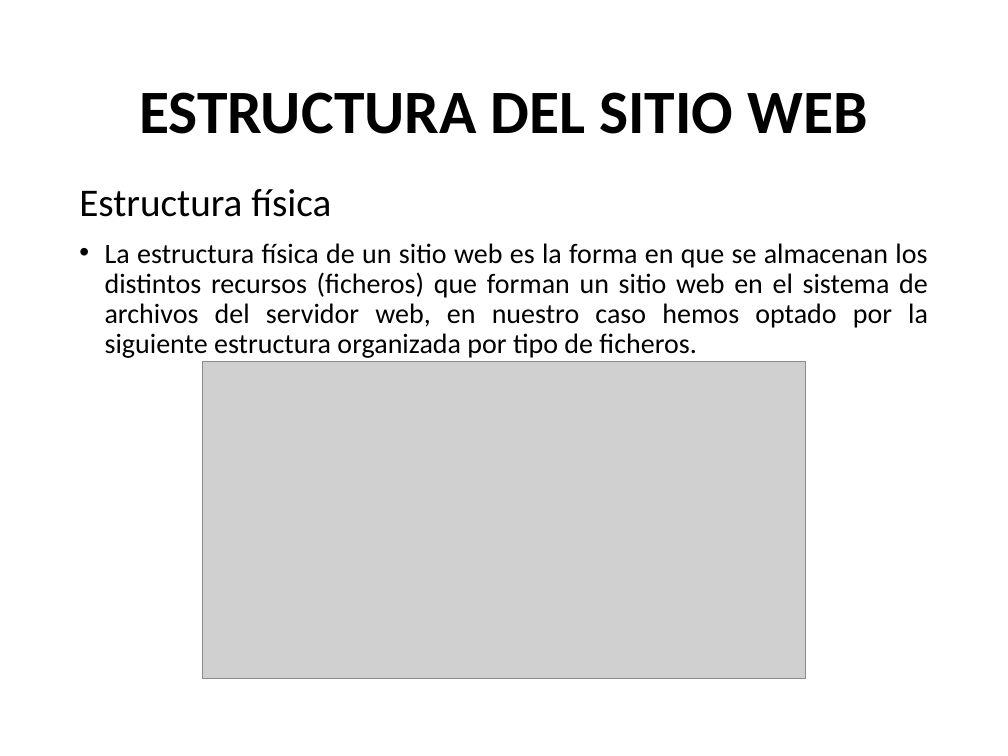
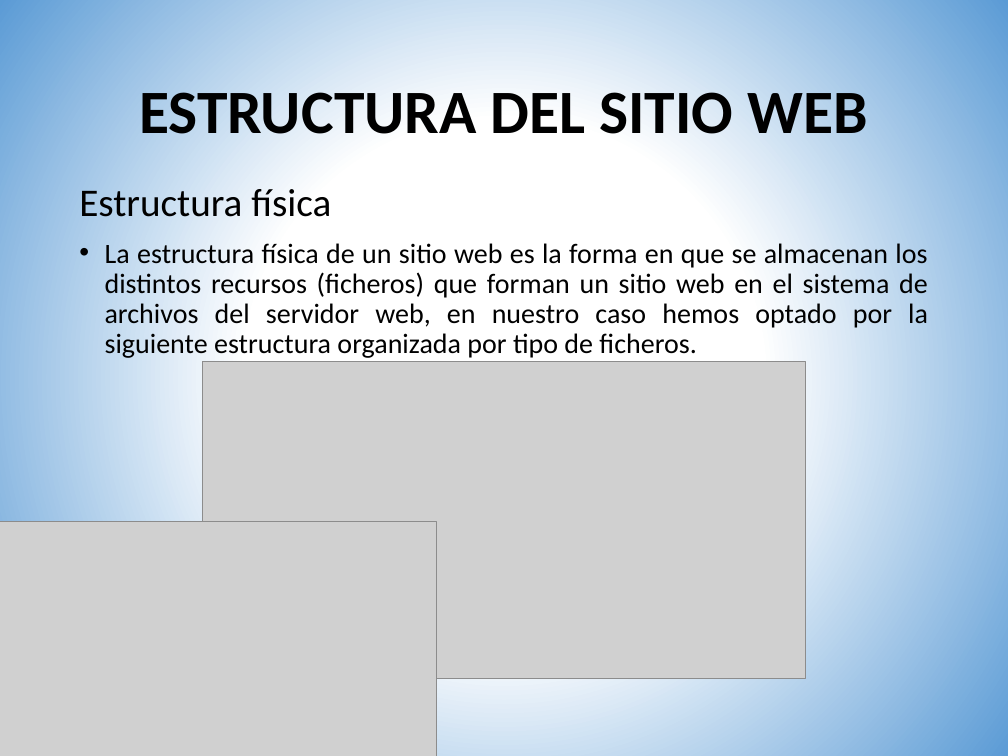
Before and after one commit to neglato/001_Proyecto_centro_buena, a slide deck: slide 14 of BBDD/exposicion.pptx. Drawn at 1008x756 pixels with LibreOffice and Linux fonts; fonts in the diff are those of the drawing; grey boxes stand for pictures. Boxes give left, top, right and bottom in pixels: in the first picture for what was removed or moved away, otherwise in the second. Text is boxed around its words. In the diff, an @@ line names an element or a change of style, - is before the commit and + after.

```diff
--- a/BBDD/exposicion.pptx
+++ b/BBDD/exposicion.pptx
@@ background #FFFFFF to gradient #FFFFFF to #5B9BD5 @@
@@ picture added at [0, 521, 436, 756] @@
```
Also in this commit, not shown: 28 other slides changed, 4 slides added, 3 slides removed.
